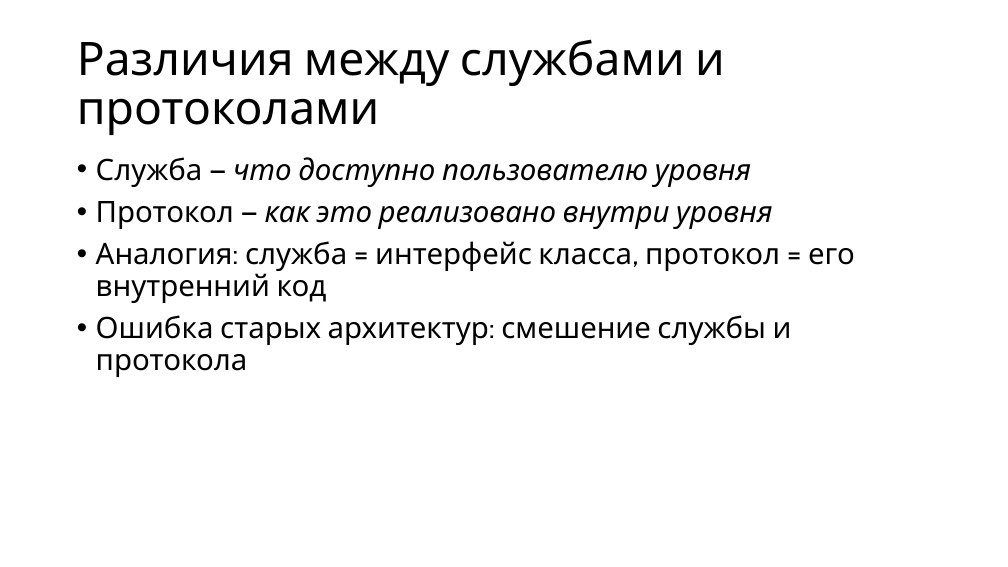
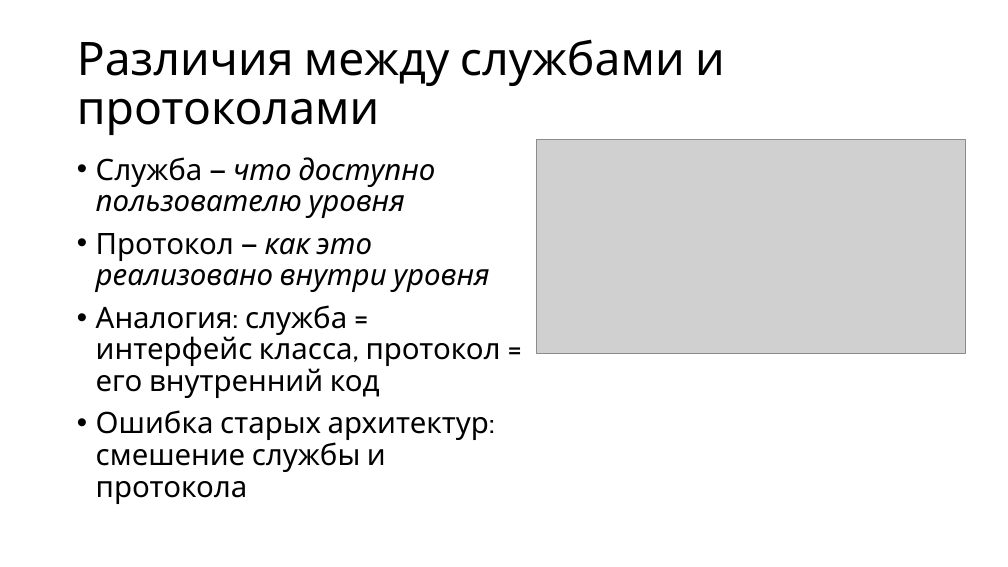
Before and after one commit to alexey-malov/os-course, a slide deck: slide 82 of lectures/10/Введение в компьютерные сети.pptx. Drawn at 1008x567 pixels with LibreOffice and Linux fonts; fonts in the diff are those of the drawing; grey boxes stand for pictures. Boxes give left, top, right and bottom in pixels: in the first picture for what was removed or moved away, otherwise in the second. Text is boxed around its words. In the diff, an @@ line names an element or a change of style, - is before the commit and + after.

```diff
--- a/lectures/10/Введение в компьютерные сети.pptx
+++ b/lectures/10/Введение в компьютерные сети.pptx
@@ picture added at <box>537,140,966,353</box> @@
@@ text "Служба — что доступно пользователю ..." rewrapped from <box>96,157,855,377</box> to <box>96,157,501,504</box> @@
```
Also in this commit, not shown: 1 other slide changed, 1 slide removed, 4 other files.
